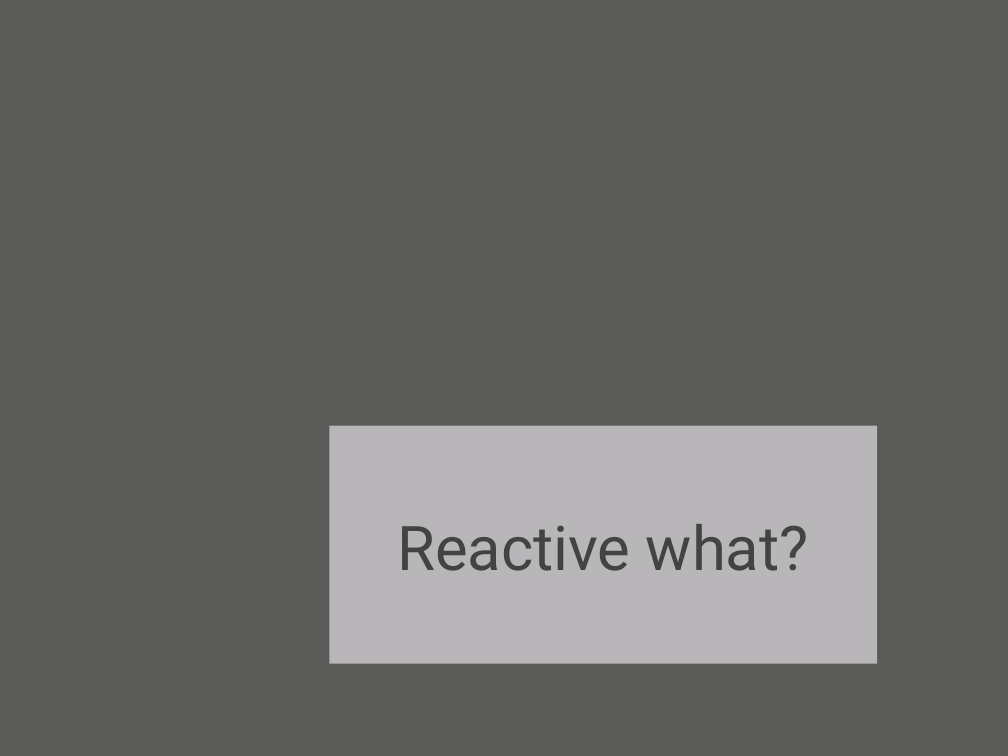
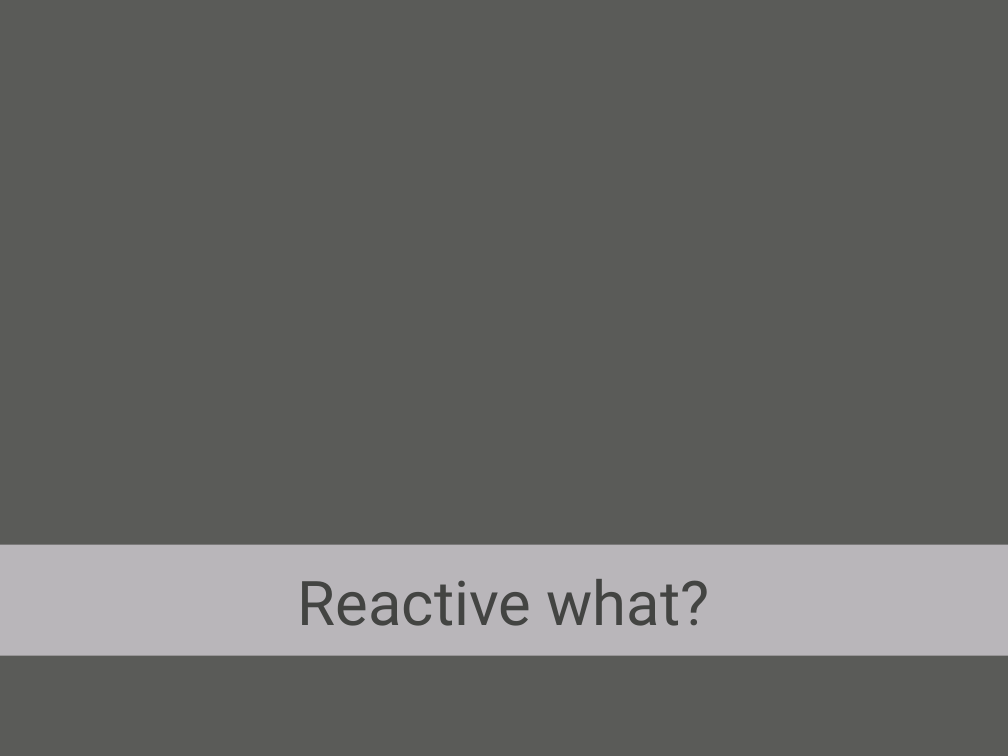
Before and after one commit to oscarrenalias/wjax-2012-play-async-apps, a slide deck: slide 19 of presentation/Asynchronous web apps with Play Framework 2.0.pptx (slide 17 before the commit). Drawn at 1008x756 pixels with LibreOffice and Linux fonts; fonts in the diff are those of the drawing; background and template pictures are left out. Boxes give left, top, right and bottom in pixels: in the first picture for what was removed or moved away, otherwise in the second. Text is boxed around its words. In the diff, an @@ line names an element or a change of style, - is before the commit and + after.

```diff
--- a/presentation/Asynchronous web apps with Play Framework 2.0.pptx
+++ b/presentation/Asynchronous web apps with Play Framework 2.0.pptx
@@ rectangle "Reactive what?": place and size @@
-rectangle "Reactive what?" at [330,425,877,663]
+rectangle "Reactive what?" at [0,544,1008,655]
```
Also in this commit, not shown: 6 other slides changed, 9 slides added, 1 slide removed.
